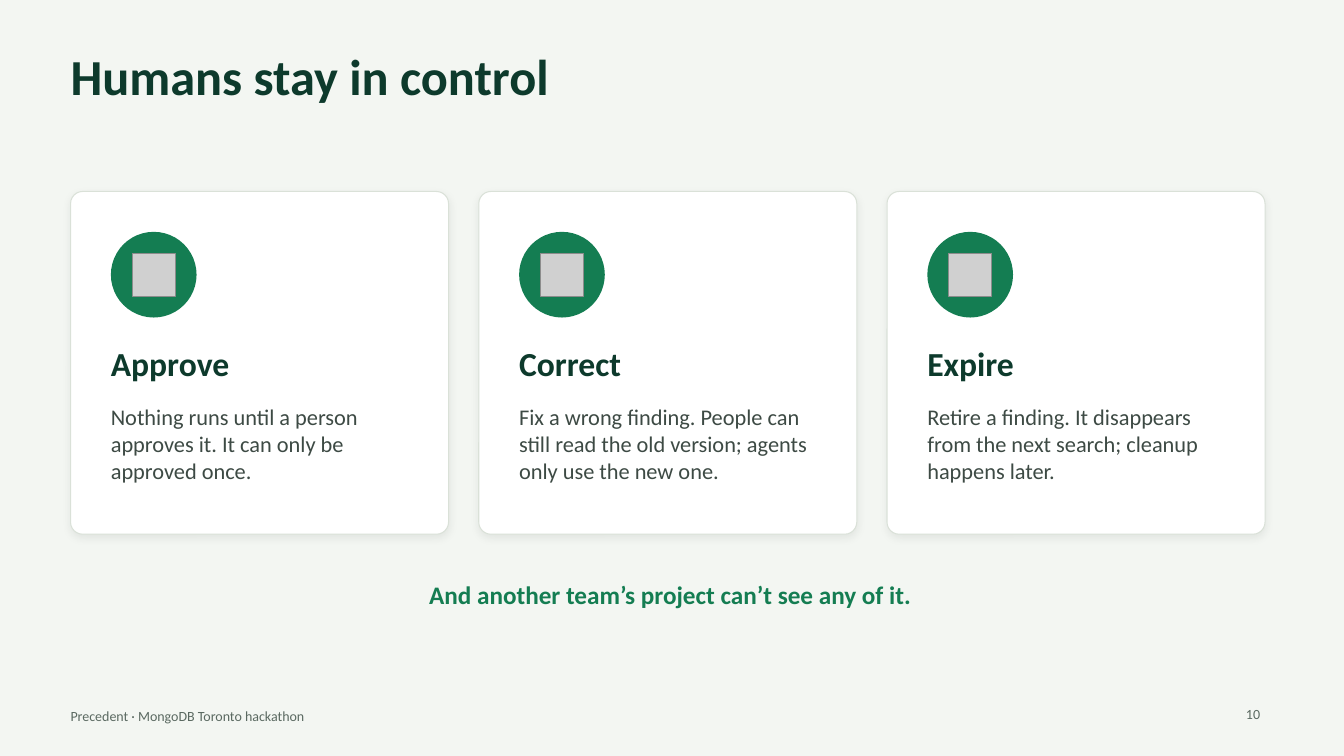
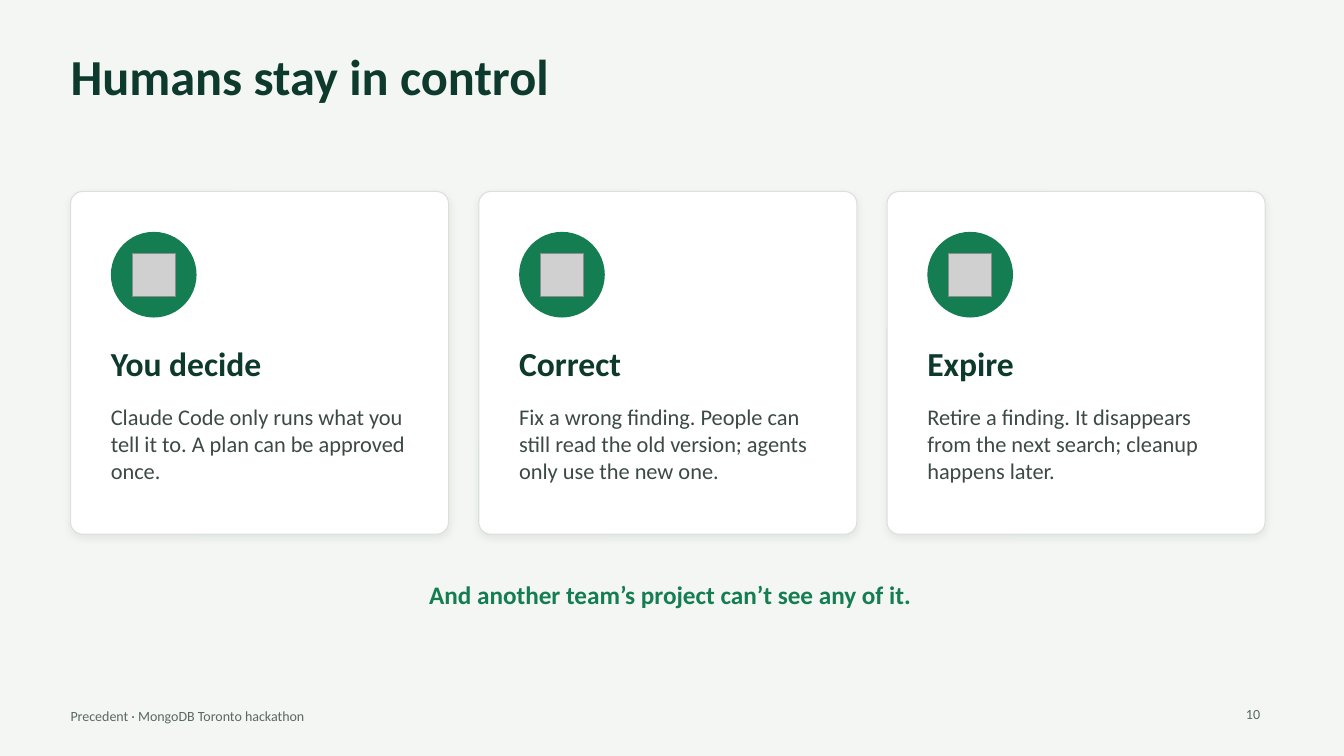
Before and after one commit to SalmaRoshdy-YG/Hackathon-project, a slide deck: slide 10 of docs/deck/precedent-deck.pptx. Drawn at 1344x756 pixels with LibreOffice and Linux fonts; fonts in the diff are those of the drawing; grey boxes stand for pictures. Boxes give left, top, right and bottom in pixels: in the first picture for what was removed or moved away, otherwise in the second. Text is boxed around its words. In the diff, an @@ line names an element or a change of style, - is before the commit and + after.

```diff
--- a/docs/deck/precedent-deck.pptx
+++ b/docs/deck/precedent-deck.pptx
@@ text at (x1=111, y1=352, x2=261, y2=377): text changed @@
-Approve
+You decide
@@ text at (x1=111, y1=409, x2=405, y2=479): text changed @@
-Nothing runs until a person approves it. It can only be approved once.
+Claude Code only runs what you tell it to. A plan can be approved once.
```
Also in this commit, not shown: 4 other slides changed, 4 other files.
